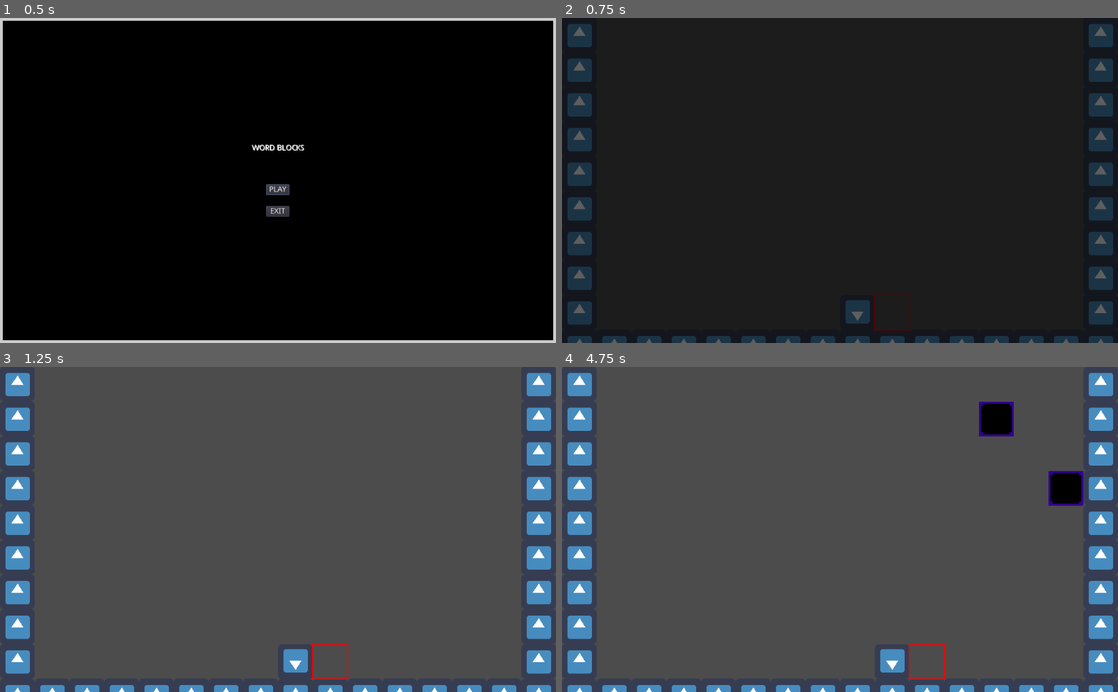
Above: before the commit, frames 1-4 (two rows, left to right).
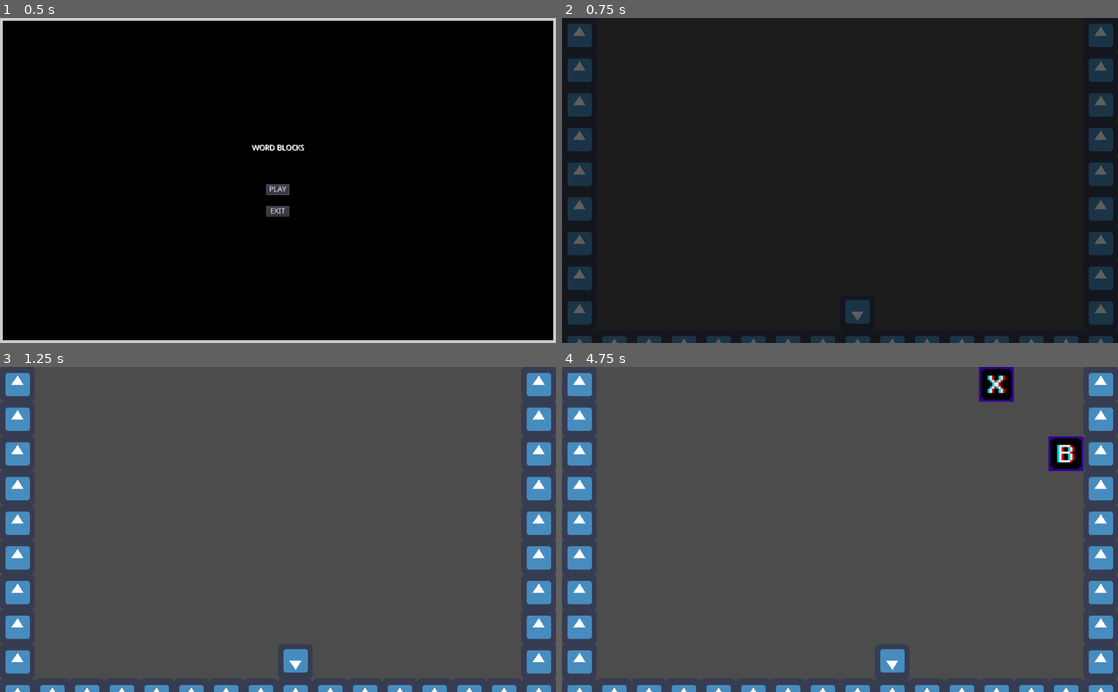
Above: after the commit, the same moments.

Repository: wlehoang/WordBlocks
Game: Godot game, scene res://main.tscn
Two runs of this game, one before a commit and one after it. Both use one fixed random seed, a clock stepped at 60 frames per second and the inputs below. The engine's default icon, where the game draws it, is replaced by a stand-in: a white triangle on a blue panel in a dark square.
Inputs:
- Up to frame 1 (0.5 s): no input
- Up to frame 2 (0.75 s): click "PLAY" at 0.5 s
- Up to frame 3 (1.25 s): no input
- Up to frame 4 (4.75 s): hold E (drop) 1.28-2.03 s; hold D (move_right) 1.28-2.78 s; tap W (pickup) at 1.55, 2.1, 3.05, 3.6, 4.55 s; tap Enter at 2, 4.25 s; tap E (drop) at 2.3, 3.8 s; hold A (move_left) 2.78-3.53 s; hold E (drop) 2.78-3.53 s; tap Space at 3.5 s; hold D (move_right) from 3.53 s (still down); hold E (drop) from 4.28 s (still down)

Frame 1 is identical in both runs. In frame 2, 0.1% of the frame differs, in the area x 56-63%, y 85-97%; in frame 3, 0.1%; in frame 4, 2.8%, in the area x 62-94%, y 0-97%.

Commit message:
Block pickup and placement, Block animations

Diff:
--- /dev/null
+++ b/autoloads/globals.gd
@@ -0,0 +1,6 @@
+extends Node
+
+func snap_to_grid(pos: Vector2, tile_size):
+	pos.x = round(pos.x / (tile_size/2)) * (tile_size/2)
+	pos.y = round(pos.y / (tile_size/2)) * (tile_size/2)
+	return pos
--- /dev/null
+++ b/autoloads/globals.tscn
@@ -0,0 +1,6 @@
+[gd_scene load_steps=2 format=2]
+
+[ext_resource path="res://autoloads/globals.gd" type="Script" id=1]
+
+[node name="Globals" type="Node"]
+script = ExtResource( 1 )
--- a/entities/blocks/blocks.gd
+++ b/entities/blocks/blocks.gd
@@ -1,13 +1,111 @@
 extends KinematicBody2D
 
-export (String) var block_type = "empty"
+enum Types {Empty, A, B, C, D, E, F, G, H, I, J, K, L, M, N, O, P, Q, R, S, T, U, V, W, X, Y, Z, Random, Bonus, Pause, Bomb, Locked, Sideways, Mystery}
+export (String) var block_type = Types.Empty
+var selected = false
 
 func _ready():
-	get_parent().get_node("%BlockFallTimer").connect("timeout", self, "onBlockFallTimer_timeout")
+	$Highlight.hide()
 	add_to_group("block")
 
-func onBlockFallTimer_timeout():
-	var posDelta = Vector2.ZERO
-	posDelta.y += get_parent().tile_size;
-	if not test_move(transform, posDelta):
-		var collision = move_and_collide(posDelta)
+func handle_block_fall():
+	var pos_delta = Vector2.ZERO
+	pos_delta.y += get_parent().tile_size;
+	if not test_move(transform, pos_delta):
+		var collision = move_and_collide(pos_delta)
+
+func handle_block_selection():
+	if selected == false:
+		$Highlight.show()
+		selected = true
+	else:
+		$Highlight.hide()
+		selected = false
+
+func select_block_type(block_number: int = -1):
+	if block_number == -1:
+		randomize()
+		block_number = randi() % 34
+	block_type = block_number
+	var animation_name = ""
+	match block_type:
+		Types.Empty:
+			animation_name = "block_empty"
+		Types.A:
+			animation_name = "block_a"
+		Types.B:
+			animation_name = "block_b"
+		Types.C:
+			animation_name = "block_c"
+		Types.D:
+			animation_name = "block_d"
+		Types.E:
+			animation_name = "block_e"
+		Types.F:
+			animation_name = "block_f"
+		Types.G:
+			animation_name = "block_g"
+		Types.H:
+			animation_name = "block_h"
+		Types.I:
+			animation_name = "block_i"
+		Types.J:
+			animation_name = "block_j"
+		Types.K:
+			animation_name = "block_k"
+		Types.L:
+			animation_name = "block_l"
+		Types.M:
+			animation_name = "block_m"
+		Types.N:
+			animation_name = "block_n"
+		Types.O:
+			animation_name = "block_o"
+		Types.P:
+			animation_name = "block_p"
+		Types.Q:
+			animation_name = "block_q"
+		Types.R:
+			animation_name = "block_r"
+		Types.S:
+			animation_name = "block_s"
+		Types.T:
+			animation_name = "block_t"
+		Types.U:
+			animation_name = "block_u"
+		Types.V:
+			animation_name = "block_v"
+		Types.W:
+			animation_name = "block_w"
+		Types.X:
+			animation_name = "block_x"
+		Types.Y:
+			animation_name = "block_y"
+		Types.Z:
+			animation_name = "block_z"
+		Types.Random:
+			animation_name = "block_random"
+		Types.Bonus:
+			animation_name = "block_bonus"
+		Types.Pause:
+			animation_name = "block_pause"
+		Types.Bomb:
+			animation_name = "block_bomb"
+		Types.Locked:
+			animation_name = "block_locked"
+		Types.Sideways:
+			randomize()
+			var left_or_right = randi() % 2
+			if left_or_right == 1:
+				animation_name = "block_left"
+			else:
+				animation_name = "block_right"
+		Types.Mystery:
+			animation_name = "block_mystery"
+	$AnimatedSprite.play(animation_name)
+
+func _on_SelectionArea_area_entered(area):
+	handle_block_selection()
+
+func _on_SelectionArea_area_exited(area):
+	handle_block_selection()
--- a/entities/blocks/blocks.tscn
+++ b/entities/blocks/blocks.tscn
@@ -1,8 +1,38 @@
-[gd_scene load_steps=96 format=2]
+[gd_scene load_steps=97 format=2]
 
 [ext_resource path="res://entities/blocks/assets/glitch_blocks.png" type="Texture" id=1]
 [ext_resource path="res://entities/blocks/blocks.gd" type="Script" id=2]
 
+[sub_resource type="AtlasTexture" id=71]
+flags = 4
+atlas = ExtResource( 1 )
+region = Rect2( 0, 0, 48, 48 )
+
+[sub_resource type="AtlasTexture" id=72]
+flags = 4
+atlas = ExtResource( 1 )
+region = Rect2( 48, 0, 48, 48 )
+
+[sub_resource type="AtlasTexture" id=73]
+flags = 4
+atlas = ExtResource( 1 )
+region = Rect2( 96, 0, 48, 48 )
+
+[sub_resource type="AtlasTexture" id=74]
+flags = 4
+atlas = ExtResource( 1 )
+region = Rect2( 144, 0, 48, 48 )
+
+[sub_resource type="AtlasTexture" id=75]
+flags = 4
+atlas = ExtResource( 1 )
+region = Rect2( 48, 336, 48, 48 )
+
+[sub_resource type="AtlasTexture" id=76]
+flags = 4
+atlas = ExtResource( 1 )
+region = Rect2( 96, 336, 48, 48 )
+
 [sub_resource type="AtlasTexture" id=67]
 flags = 4
 atlas = ExtResource( 1 )
@@ -13,6 +43,146 @@
 atlas = ExtResource( 1 )
 region = Rect2( 336, 288, 48, 48 )
 
+[sub_resource type="AtlasTexture" id=77]
+flags = 4
+atlas = ExtResource( 1 )
+region = Rect2( 192, 0, 48, 48 )
+
+[sub_resource type="AtlasTexture" id=78]
+flags = 4
+atlas = ExtResource( 1 )
+region = Rect2( 240, 0, 48, 48 )
+
+[sub_resource type="AtlasTexture" id=79]
+flags = 4
+atlas = ExtResource( 1 )
+region = Rect2( 0, 336, 48, 48 )
+
+[sub_resource type="AtlasTexture" id=80]
+flags = 4
+atlas = ExtResource( 1 )
+region = Rect2( 288, 0, 48, 48 )
+
+[sub_resource type="AtlasTexture" id=81]
+flags = 4
+atlas = ExtResource( 1 )
+region = Rect2( 336, 0, 48, 48 )
+
+[sub_resource type="AtlasTexture" id=82]
+flags = 4
+atlas = ExtResource( 1 )
+region = Rect2( 0, 48, 48, 48 )
+
+[sub_resource type="AtlasTexture" id=83]
+flags = 4
+atlas = ExtResource( 1 )
+region = Rect2( 48, 48, 48, 48 )
+
+[sub_resource type="AtlasTexture" id=84]
+flags = 4
+atlas = ExtResource( 1 )
+region = Rect2( 336, 336, 48, 48 )
+
+[sub_resource type="AtlasTexture" id=87]
+flags = 4
+atlas = ExtResource( 1 )
+region = Rect2( 96, 48, 48, 48 )
+
+[sub_resource type="AtlasTexture" id=88]
+flags = 4
+atlas = ExtResource( 1 )
+region = Rect2( 144, 48, 48, 48 )
+
+[sub_resource type="AtlasTexture" id=89]
+flags = 4
+atlas = ExtResource( 1 )
+region = Rect2( 192, 48, 48, 48 )
+
+[sub_resource type="AtlasTexture" id=90]
+flags = 4
+atlas = ExtResource( 1 )
+region = Rect2( 240, 48, 48, 48 )
+
+[sub_resource type="AtlasTexture" id=91]
+flags = 4
+atlas = ExtResource( 1 )
+region = Rect2( 288, 48, 48, 48 )
+
+[sub_resource type="AtlasTexture" id=92]
+flags = 4
+atlas = ExtResource( 1 )
+region = Rect2( 336, 48, 48, 48 )
+
+[sub_resource type="AtlasTexture" id=93]
+flags = 4
+atlas = ExtResource( 1 )
+region = Rect2( 0, 96, 48, 48 )
+
+[sub_resource type="AtlasTexture" id=94]
+flags = 4
+atlas = ExtResource( 1 )
+region = Rect2( 48, 96, 48, 48 )
+
+[sub_resource type="AtlasTexture" id=95]
+flags = 4
+atlas = ExtResource( 1 )
+region = Rect2( 96, 96, 48, 48 )
+
+[sub_resource type="AtlasTexture" id=96]
+flags = 4
+atlas = ExtResource( 1 )
+region = Rect2( 144, 96, 48, 48 )
+
+[sub_resource type="AtlasTexture" id=97]
+flags = 4
+atlas = ExtResource( 1 )
+region = Rect2( 192, 96, 48, 48 )
+
+[sub_resource type="AtlasTexture" id=98]
+flags = 4
+atlas = ExtResource( 1 )
+region = Rect2( 240, 96, 48, 48 )
+
+[sub_resource type="AtlasTexture" id=99]
+flags = 4
+atlas = ExtResource( 1 )
+region = Rect2( 288, 96, 48, 48 )
+
+[sub_resource type="AtlasTexture" id=100]
+flags = 4
+atlas = ExtResource( 1 )
+region = Rect2( 336, 96, 48, 48 )
+
+[sub_resource type="AtlasTexture" id=101]
+flags = 4
+atlas = ExtResource( 1 )
+region = Rect2( 192, 336, 48, 48 )
+
+[sub_resource type="AtlasTexture" id=132]
+flags = 4
+atlas = ExtResource( 1 )
+region = Rect2( 336, 336, 48, 48 )
+
+[sub_resource type="AtlasTexture" id=85]
+flags = 4
+atlas = ExtResource( 1 )
+region = Rect2( 240, 336, 48, 48 )
+
+[sub_resource type="AtlasTexture" id=86]
+flags = 4
+atlas = ExtResource( 1 )
+region = Rect2( 288, 336, 48, 48 )
+
+[sub_resource type="AtlasTexture" id=102]
+flags = 4
+atlas = ExtResource( 1 )
+region = Rect2( 0, 144, 48, 48 )
+
+[sub_resource type="AtlasTexture" id=103]
+flags = 4
+atlas = ExtResource( 1 )
+region = Rect2( 48, 144, 48, 48 )
+
 [sub_resource type="AtlasTexture" id=69]
 flags = 4
 atlas = ExtResource( 1 )
@@ -22,176 +192,6 @@
 flags = 4
 atlas = ExtResource( 1 )
 region = Rect2( 240, 288, 48, 48 )
-
-[sub_resource type="AtlasTexture" id=71]
-flags = 4
-atlas = ExtResource( 1 )
-region = Rect2( 0, 0, 48, 48 )
-
-[sub_resource type="AtlasTexture" id=72]
-flags = 4
-atlas = ExtResource( 1 )
-region = Rect2( 48, 0, 48, 48 )
-
-[sub_resource type="AtlasTexture" id=73]
-flags = 4
-atlas = ExtResource( 1 )
-region = Rect2( 96, 0, 48, 48 )
-
-[sub_resource type="AtlasTexture" id=74]
-flags = 4
-atlas = ExtResource( 1 )
-region = Rect2( 144, 0, 48, 48 )
-
-[sub_resource type="AtlasTexture" id=75]
-flags = 4
-atlas = ExtResource( 1 )
-region = Rect2( 48, 336, 48, 48 )
-
-[sub_resource type="AtlasTexture" id=76]
-flags = 4
-atlas = ExtResource( 1 )
-region = Rect2( 96, 336, 48, 48 )
-
-[sub_resource type="AtlasTexture" id=77]
-flags = 4
-atlas = ExtResource( 1 )
-region = Rect2( 192, 0, 48, 48 )
-
-[sub_resource type="AtlasTexture" id=78]
-flags = 4
-atlas = ExtResource( 1 )
-region = Rect2( 240, 0, 48, 48 )
-
-[sub_resource type="AtlasTexture" id=79]
-flags = 4
-atlas = ExtResource( 1 )
-region = Rect2( 0, 336, 48, 48 )
-
-[sub_resource type="AtlasTexture" id=80]
-flags = 4
-atlas = ExtResource( 1 )
-region = Rect2( 288, 0, 48, 48 )
-
-[sub_resource type="AtlasTexture" id=81]
-flags = 4
-atlas = ExtResource( 1 )
-region = Rect2( 336, 0, 48, 48 )
-
-[sub_resource type="AtlasTexture" id=82]
-flags = 4
-atlas = ExtResource( 1 )
-region = Rect2( 0, 48, 48, 48 )
-
-[sub_resource type="AtlasTexture" id=83]
-flags = 4
-atlas = ExtResource( 1 )
-region = Rect2( 48, 48, 48, 48 )
-
-[sub_resource type="AtlasTexture" id=84]
-flags = 4
-atlas = ExtResource( 1 )
-region = Rect2( 336, 336, 48, 48 )
-
-[sub_resource type="AtlasTexture" id=132]
-flags = 4
-atlas = ExtResource( 1 )
-region = Rect2( 336, 336, 48, 48 )
-
-[sub_resource type="AtlasTexture" id=85]
-flags = 4
-atlas = ExtResource( 1 )
-region = Rect2( 240, 336, 48, 48 )
-
-[sub_resource type="AtlasTexture" id=86]
-flags = 4
-atlas = ExtResource( 1 )
-region = Rect2( 288, 336, 48, 48 )
-
-[sub_resource type="AtlasTexture" id=87]
-flags = 4
-atlas = ExtResource( 1 )
-region = Rect2( 96, 48, 48, 48 )
-
-[sub_resource type="AtlasTexture" id=88]
-flags = 4
-atlas = ExtResource( 1 )
-region = Rect2( 144, 48, 48, 48 )
-
-[sub_resource type="AtlasTexture" id=89]
-flags = 4
-atlas = ExtResource( 1 )
-region = Rect2( 192, 48, 48, 48 )
-
-[sub_resource type="AtlasTexture" id=90]
-flags = 4
-atlas = ExtResource( 1 )
-region = Rect2( 240, 48, 48, 48 )
-
-[sub_resource type="AtlasTexture" id=91]
-flags = 4
-atlas = ExtResource( 1 )
-region = Rect2( 288, 48, 48, 48 )
-
-[sub_resource type="AtlasTexture" id=92]
-flags = 4
-atlas = ExtResource( 1 )
-region = Rect2( 336, 48, 48, 48 )
-
-[sub_resource type="AtlasTexture" id=93]
-flags = 4
-atlas = ExtResource( 1 )
-region = Rect2( 0, 96, 48, 48 )
-
-[sub_resource type="AtlasTexture" id=94]
-flags = 4
-atlas = ExtResource( 1 )
-region = Rect2( 48, 96, 48, 48 )
-
-[sub_resource type="AtlasTexture" id=95]
-flags = 4
-atlas = ExtResource( 1 )
-region = Rect2( 96, 96, 48, 48 )
-
-[sub_resource type="AtlasTexture" id=96]
-flags = 4
-atlas = ExtResource( 1 )
-region = Rect2( 144, 96, 48, 48 )
-
-[sub_resource type="AtlasTexture" id=97]
-flags = 4
-atlas = ExtResource( 1 )
-region = Rect2( 192, 96, 48, 48 )
-
-[sub_resource type="AtlasTexture" id=98]
-flags = 4
-atlas = ExtResource( 1 )
-region = Rect2( 240, 96, 48, 48 )
-
-[sub_resource type="AtlasTexture" id=99]
-flags = 4
-atlas = ExtResource( 1 )
-region = Rect2( 288, 96, 48, 48 )
-
-[sub_resource type="AtlasTexture" id=100]
-flags = 4
-atlas = ExtResource( 1 )
-region = Rect2( 336, 96, 48, 48 )
-
-[sub_resource type="AtlasTexture" id=101]
-flags = 4
-atlas = ExtResource( 1 )
-region = Rect2( 192, 336, 48, 48 )
-
-[sub_resource type="AtlasTexture" id=102]
-flags = 4
-atlas = ExtResource( 1 )
-region = Rect2( 0, 144, 48, 48 )
-
-[sub_resource type="AtlasTexture" id=103]
-flags = 4
-atlas = ExtResource( 1 )
-region = Rect2( 48, 144, 48, 48 )
 
 [sub_resource type="AtlasTexture" id=104]
 flags = 4
@@ -460,29 +460,24 @@
 
 [sub_resource type="SpriteFrames" id=131]
 animations = [ {
+"frames": [ SubResource( 71 ), SubResource( 71 ), SubResource( 71 ), SubResource( 71 ), SubResource( 71 ), SubResource( 72 ), SubResource( 71 ), SubResource( 71 ), SubResource( 71 ), SubResource( 71 ) ],
+"loop": true,
+"name": "block_a",
+"speed": 8.0
+}, {
+"frames": [ SubResource( 73 ), SubResource( 73 ), SubResource( 73 ), SubResource( 73 ), SubResource( 73 ), SubResource( 74 ), SubResource( 73 ), SubResource( 73 ), SubResource( 73 ), SubResource( 73 ) ],
+"loop": true,
+"name": "block_b",
+"speed": 8.0
+}, {
+"frames": [ SubResource( 75 ), SubResource( 75 ), SubResource( 76 ), SubResource( 76 ) ],
+"loop": true,
+"name": "block_bomb",
+"speed": 8.0
+}, {
 "frames": [ SubResource( 67 ), SubResource( 67 ), SubResource( 67 ), SubResource( 67 ), SubResource( 67 ), SubResource( 68 ), SubResource( 67 ), SubResource( 67 ), SubResource( 67 ), SubResource( 67 ) ],
 "loop": true,
-"name": "block_!",
-"speed": 8.0
-}, {
-"frames": [ SubResource( 69 ), SubResource( 69 ), SubResource( 69 ), SubResource( 69 ), SubResource( 69 ), SubResource( 70 ), SubResource( 69 ), SubResource( 69 ), SubResource( 69 ), SubResource( 69 ) ],
-"loop": true,
-"name": "block_?",
-"speed": 8.0
-}, {
-"frames": [ SubResource( 71 ), SubResource( 71 ), SubResource( 71 ), SubResource( 71 ), SubResource( 71 ), SubResource( 72 ), SubResource( 71 ), SubResource( 71 ), SubResource( 71 ), SubResource( 71 ) ],
-"loop": true,
-"name": "block_a",
-"speed": 8.0
-}, {
-"frames": [ SubResource( 73 ), SubResource( 73 ), SubResource( 73 ), SubResource( 73 ), SubResource( 73 ), SubResource( 74 ), SubResource( 73 ), SubResource( 73 ), SubResource( 73 ), SubResource( 73 ) ],
-"loop": true,
-"name": "block_b",
-"speed": 8.0
-}, {
-"frames": [ SubResource( 75 ), SubResource( 75 ), SubResource( 76 ), SubResource( 76 ) ],
-"loop": true,
-"name": "block_bomb",
+"name": "block_bonus",
 "speed": 8.0
 }, {
 "frames": [ SubResource( 77 ), SubResource( 77 ), SubResource( 77 ), SubResource( 77 ), SubResource( 77 ), SubResource( 78 ), SubResource( 77 ), SubResource( 77 ), SubResource( 77 ), SubResource( 77 ) ],
@@ -510,54 +505,59 @@
 "name": "block_empty",
 "speed": 5.0
 }, {
+"frames": [ SubResource( 87 ), SubResource( 87 ), SubResource( 87 ), SubResource( 87 ), SubResource( 87 ), SubResource( 88 ), SubResource( 87 ), SubResource( 87 ), SubResource( 87 ), SubResource( 87 ) ],
+"loop": true,
+"name": "block_f",
+"speed": 8.0
+}, {
+"frames": [ SubResource( 89 ), SubResource( 89 ), SubResource( 89 ), SubResource( 89 ), SubResource( 89 ), SubResource( 90 ), SubResource( 89 ), SubResource( 89 ), SubResource( 89 ), SubResource( 89 ) ],
+"loop": true,
+"name": "block_g",
+"speed": 8.0
+}, {
+"frames": [ SubResource( 91 ), SubResource( 91 ), SubResource( 91 ), SubResource( 91 ), SubResource( 91 ), SubResource( 92 ), SubResource( 91 ), SubResource( 91 ), SubResource( 91 ), SubResource( 91 ) ],
+"loop": true,
+"name": "block_h",
+"speed": 8.0
+}, {
+"frames": [ SubResource( 93 ), SubResource( 93 ), SubResource( 93 ), SubResource( 93 ), SubResource( 93 ), SubResource( 94 ), SubResource( 93 ), SubResource( 93 ), SubResource( 93 ), SubResource( 93 ) ],
+"loop": true,
+"name": "block_i",
+"speed": 8.0
+}, {
+"frames": [ SubResource( 95 ), SubResource( 95 ), SubResource( 95 ), SubResource( 95 ), SubResource( 95 ), SubResource( 96 ), SubResource( 95 ), SubResource( 95 ), SubResource( 95 ), SubResource( 95 ) ],
+"loop": true,
+"name": "block_j",
+"speed": 8.0
+}, {
+"frames": [ SubResource( 97 ), SubResource( 97 ), SubResource( 97 ), SubResource( 97 ), SubResource( 97 ), SubResource( 98 ), SubResource( 97 ), SubResource( 97 ), SubResource( 97 ), SubResource( 97 ) ],
+"loop": true,
+"name": "block_k",
+"speed": 8.0
+}, {
+"frames": [ SubResource( 99 ), SubResource( 99 ), SubResource( 99 ), SubResource( 99 ), SubResource( 99 ), SubResource( 100 ), SubResource( 99 ), SubResource( 99 ), SubResource( 99 ), SubResource( 99 ) ],
+"loop": true,
+"name": "block_l",
+"speed": 8.0
+}, {
+"frames": [ SubResource( 101 ) ],
+"loop": true,
+"name": "block_left",
+"speed": 8.0
+}, {
 "frames": [ SubResource( 132 ), SubResource( 85 ), SubResource( 86 ), SubResource( 86 ), SubResource( 86 ), SubResource …(199 unchanged characters)…
 "loop": true,
-"name": "block_eye",
-"speed": 8.0
-}, {
-"frames": [ SubResource( 87 ), SubResource( 87 ), SubResource( 87 ), SubResource( 87 ), SubResource( 87 ), SubResource( 88 ), SubResource( 87 ), SubResource( 87 ), SubResource( 87 ), SubResource( 87 ) ],
-"loop": true,
-"name": "block_f",
-"speed": 8.0
-}, {
-"frames": [ SubResource( 89 ), SubResource( 89 ), SubResource( 89 ), SubResource( 89 ), SubResource( 89 ), SubResource( 90 ), SubResource( 89 ), SubResource( 89 ), SubResource( 89 ), SubResource( 89 ) ],
-"loop": true,
-"name": "block_g",
-"speed": 8.0
-}, {
-"frames": [ SubResource( 91 ), SubResource( 91 ), SubResource( 91 ), SubResource( 91 ), SubResource( 91 ), SubResource( 92 ), SubResource( 91 ), SubResource( 91 ), SubResource( 91 ), SubResource( 91 ) ],
-"loop": true,
-"name": "block_h",
-"speed": 8.0
-}, {
-"frames": [ SubResource( 93 ), SubResource( 93 ), SubResource( 93 ), SubResource( 93 ), SubResource( 93 ), SubResource( 94 ), SubResource( 93 ), SubResource( 93 ), SubResource( 93 ), SubResource( 93 ) ],
-"loop": true,
-"name": "block_i",
-"speed": 8.0
-}, {
-"frames": [ SubResource( 95 ), SubResource( 95 ), SubResource( 95 ), SubResource( 95 ), SubResource( 95 ), SubResource( 96 ), SubResource( 95 ), SubResource( 95 ), SubResource( 95 ), SubResource( 95 ) ],
-"loop": true,
-"name": "block_j",
-"speed": 8.0
-}, {
-"frames": [ SubResource( 97 ), SubResource( 97 ), SubResource( 97 ), SubResource( 97 ), SubResource( 97 ), SubResource( 98 ), SubResource( 97 ), SubResource( 97 ), SubResource( 97 ), SubResource( 97 ) ],
-"loop": true,
-"name": "block_k",
-"speed": 8.0
-}, {
-"frames": [ SubResource( 99 ), SubResource( 99 ), SubResource( 99 ), SubResource( 99 ), SubResource( 99 ), SubResource( 100 ), SubResource( 99 ), SubResource( 99 ), SubResource( 99 ), SubResource( 99 ) ],
-"loop": true,
-"name": "block_l",
-"speed": 8.0
-}, {
-"frames": [ SubResource( 101 ) ],
-"loop": true,
-"name": "block_left",
+"name": "block_locked",
 "speed": 8.0
 }, {
 "frames": [ SubResource( 102 ), SubResource( 102 ), SubResource( 102 ), SubResource( 102 ), SubResource( 102 ), SubResource( 103 ), SubResource( 102 ), SubResource( 102 ), SubResource( 102 ), SubResource( 102 ) ],
 "loop": true,
 "name": "block_m",
+"speed": 8.0
+}, {
+"frames": [ SubResource( 69 ), SubResource( 69 ), SubResource( 69 ), SubResource( 69 ), SubResource( 69 ), SubResource( 70 ), SubResource( 69 ), SubResource( 69 ), SubResource( 69 ), SubResource( 69 ) ],
+"loop": true,
+"name": "block_mystery",
 "speed": 8.0
 }, {
 "frames": [ SubResource( 104 ), SubResource( 104 ), SubResource( 104 ), SubResource( 104 ), SubResource( 104 ), SubResource( 105 ), SubResource( 104 ), SubResource( 104 ), SubResource( 104 ), SubResource( 104 ) ],
@@ -638,6 +638,9 @@
 
 [sub_resource type="RectangleShape2D" id=133]
 extents = Vector2( 32, 32 )
+
+[sub_resource type="RectangleShape2D" id=134]
+extents = Vector2( 24, 24 )
 
 [node name="Blocks" type="KinematicBody2D"]
 position = Vector2( 32, 32 )
@@ -653,3 +656,20 @@
 [node name="CollisionShape2D" type="CollisionShape2D" parent="."]
 scale = Vector2( 0.99, 0.99 )
 shape = SubResource( 133 )
+
+[node name="Highlight" type="ReferenceRect" parent="."]
+margin_left = -32.0
+margin_top = -32.0
+margin_right = 32.0
+margin_bottom = 32.0
+mouse_filter = 2
+border_width = 2.0
+editor_only = false
+
+[node name="SelectionArea" type="Area2D" parent="."]
+
+[node name="CollisionShape2D" type="CollisionShape2D" parent="SelectionArea"]
+shape = SubResource( 134 )
+
+[connection signal="area_entered" from="SelectionArea" to="." method="_on_SelectionArea_area_entered"]
+[connection signal="area_exited" from="SelectionArea" to="." method="_on_SelectionArea_area_exited"]
--- a/entities/player/player.gd
+++ b/entities/player/player.gd
@@ -1,5 +1,6 @@
 extends KinematicBody2D
 
+const Blocks = preload("res://entities/blocks/blocks.tscn")
 onready var facing = $FacingRayCast
 onready var selectionarea = $SelectionArea
 
@@ -14,8 +15,8 @@
 
 func _physics_process(delta):
 	move_and_slide(Vector2(0, gravity), Vector2.UP)
-	if int(position.x) % 32 != 0:
-		position.x = round(position.x / 32) * 32
+	if int(position.x) % (tile_size/2) != 0 or int(position.y) % (tile_size/2) != 0:
+		position = Globals.snap_to_grid(position, tile_size)
 
 func _unhandled_input(event):
 	if event.is_action_pressed("select_down"):
@@ -29,35 +30,42 @@
 	elif event.is_action_pressed("move_left"):
 		handle_move("left")
 	elif event.is_action_pressed("pickup"):
-		if not inventory:
+		if inventory == null:
 			var all_selected = get_tree().get_nodes_in_group("selected")
 			if all_selected.size() > 0:
 				inventory = all_selected[0].block_type
 				all_selected[0].queue_free()
 				print("block picked up: " + str(inventory))
 	elif event.is_action_pressed("drop"):
-		print("block dropped: " + str(inventory))
-		inventory = null
+		if not facing.is_colliding() and inventory:
+			print("block dropped: " + str(inventory))
+			var dropped_block = Blocks.instance()
+			var spawn_position = facing.global_transform * facing.cast_to
+			dropped_block.position = Globals.snap_to_grid(spawn_position, tile_size)
+			dropped_block.select_block_type(inventory)
+			get_parent().add_child(dropped_block)
+			inventory = null
 
 func handle_selection_area(area: String):
 	if area == "down":
 		selectionarea.global_position.x = global_position.x - tile_size
 		selectionarea.global_position.y = global_position.y + tile_size
+		facing.cast_to = Vector2(0, tile_size)
 	elif area == "right":
 		selectionarea.global_position.x = global_position.x
 		selectionarea.global_position.y = global_position.y
+		facing.cast_to = Vector2(tile_size, 0)
 	elif area == "left":
 		selectionarea.global_position.x = global_position.x - 2*tile_size
 		selectionarea.global_position.y = global_position.y
+		facing.cast_to = Vector2(-tile_size, 0)
 
 func handle_move(direction: String):
 	var pos_delta = Vector2.ZERO
 	if direction == "right":
 		pos_delta.x += tile_size
-		facing.cast_to = Vector2(tile_size, 0)
 	elif direction == "left":
 		pos_delta.x -= tile_size
-		facing.cast_to = Vector2(-tile_size, 0)
 	var collision = move_and_collide(pos_delta)
 	if collision:
 		var collided_object = collision.get_collider()
@@ -71,7 +79,8 @@
 
 func handle_jump():
 	var pos_delta = Vector2.ZERO
-	pos_delta.y -= (tile_size * 1.01)
+	var scale_height = 1.01
+	pos_delta.y -= (tile_size * scale_height)
 	if is_on_floor():
 		var collision = move_and_collide(pos_delta)
 
--- a/entities/player/player.tscn
+++ b/entities/player/player.tscn
@@ -31,6 +31,7 @@
 cast_to = Vector2( 64, 0 )
 
 [node name="SelectionArea" type="Area2D" parent="."]
+visible = false
 z_index = 1
 
 [node name="CollisionShape2D" type="CollisionShape2D" parent="SelectionArea"]
--- a/levels/level_1/level_1.gd
+++ b/levels/level_1/level_1.gd
@@ -14,8 +14,8 @@
 
 func handle_block_spawn(column):
 	var block = Blocks.instance()
-	var current_animation : String = block.get_node("AnimatedSprite").animation
-	block.position = (Vector2((column + 1.5) * tile_size, tile_size / 2))
+	block.position = (Vector2((column + 1.5) * tile_size, -tile_size / 2))
+	block.select_block_type()
 	add_child(block)
 
 func handle_next_level():
@@ -24,3 +24,6 @@
 func _on_BlockSpawnTimer_timeout():
 	randomize()
 	handle_block_spawn(randi() % 14)
+
+func _on_BlockFallTimer_timeout():
+	get_tree().call_group("block", "handle_block_fall")
--- a/levels/level_1/level_1.tscn
+++ b/levels/level_1/level_1.tscn
@@ -44,12 +44,14 @@
 tile_data = PoolIntArray( 0, 0, 0, 15, 0, 0, 65536, 0, 0, 65551, 0, 0, 131072, 0, 0, 131087, 0, 0, 196608, 0, 0, 196623 …(372 unchanged characters)…
 
 [node name="Player" parent="." instance=ExtResource( 2 )]
+unique_name_in_owner = true
 position = Vector2( 544, 544 )
 __meta__ = {
 "_edit_group_": true
 }
 
 [node name="BlockSpawnTimer" type="Timer" parent="."]
+unique_name_in_owner = true
 wait_time = 2.0
 autostart = true
 
@@ -58,3 +60,4 @@
 autostart = true
 
 [connection signal="timeout" from="BlockSpawnTimer" to="." method="_on_BlockSpawnTimer_timeout"]
+[connection signal="timeout" from="BlockFallTimer" to="." method="_on_BlockFallTimer_timeout"]
--- a/main.gd
+++ b/main.gd
@@ -1,14 +1,18 @@
 extends Node
 
 const PauseScreen = preload("res://ui/menus/pause_screen.tscn")
+const TransitionScreen = preload("res://ui/transition.tscn")
 onready var current_scene = $MainMenuScreen
+onready var transition_screen
 
 func _ready():
 	current_scene.connect("scene_changed", self, "handle_scene_changed")
+	transition_screen = TransitionScreen.instance()
+	add_child(transition_screen)
 
 func handle_scene_changed(current_scene_name: String):
 	var next_scene
-	Transition.fade_in()
+	transition_screen.fade_in()
 	match current_scene_name:
 		"main": next_scene = load("res://levels/level_1/level_1.tscn").instance()
 		"pause": next_scene = load("res://ui/menus/main_menu_screen.tscn").instance()
@@ -18,7 +22,7 @@
 	next_scene.connect("scene_changed", self, "handle_scene_changed")
 	current_scene.queue_free()
 	current_scene = next_scene
-	Transition.fade_out()
+	transition_screen.fade_out()
 
 func _process(delta):
 	if Input.is_action_pressed("pause"):
--- a/project.godot
+++ b/project.godot
@@ -16,7 +16,7 @@
 
 [autoload]
 
-Transition="*res://ui/transition.tscn"
+Globals="*res://autoloads/globals.tscn"
 
 [gui]
 
